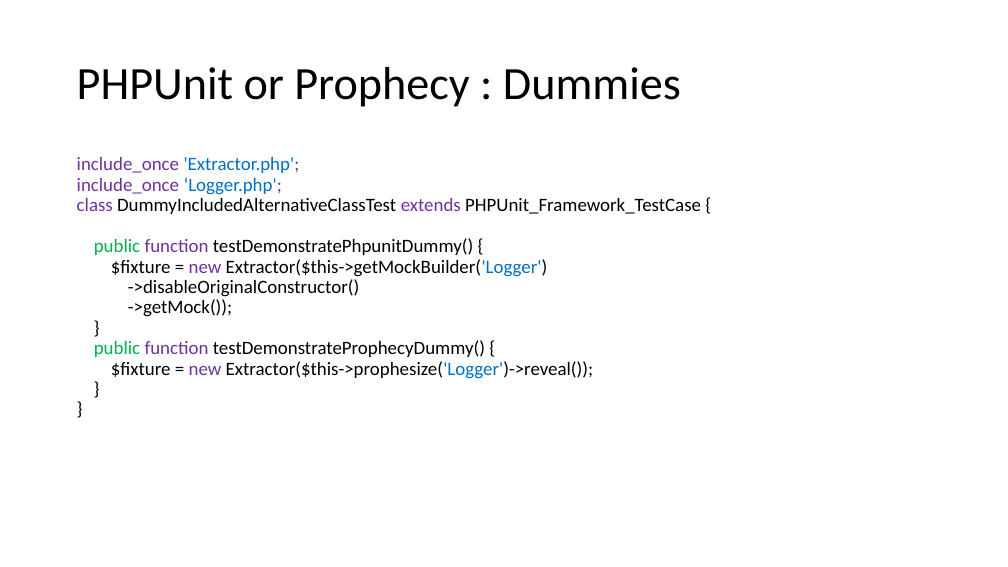
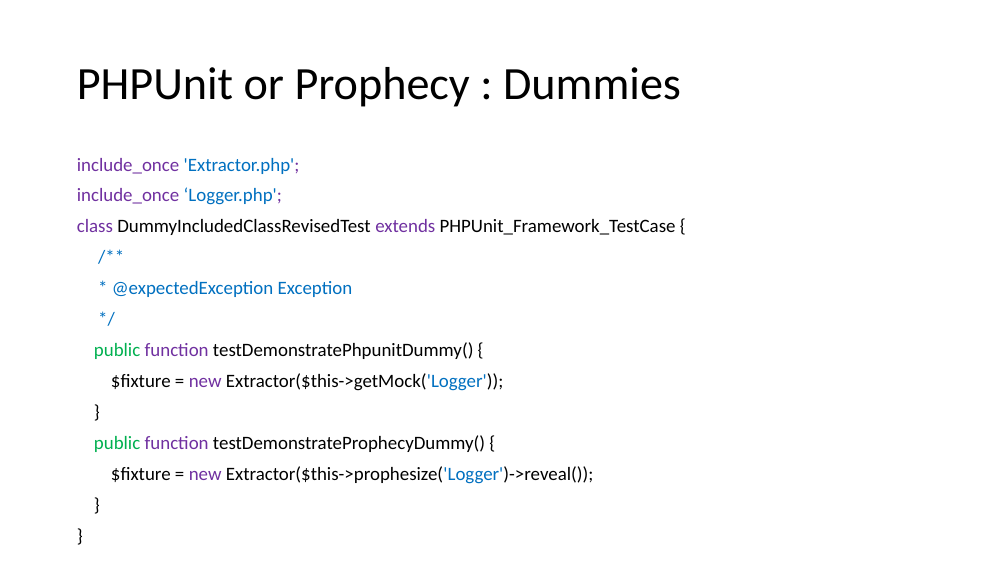
Before and after one commit to docljn/phpunit-or-prophecy-for-mocks, a slide deck: slide 21 of Creating Unit Test Mocks - PHPUnit or Prophecy.pptx (slide 23 before the commit). Drawn at 1008x567 pixels with LibreOffice and Linux fonts; fonts in the diff are those of the drawing. Boxes give left, top, right and bottom in pixels: in the first picture for what was removed or moved away, otherwise in the second. Text is boxed around its words. In the diff, an @@ line names an element or a change of style, - is before the commit and + after.

```diff
--- a/Creating Unit Test Mocks - PHPUnit or Prophecy.pptx
+++ b/Creating Unit Test Mocks - PHPUnit or Prophecy.pptx
@@ text at [77,158,594,484]: more space between paragraphs @@
@@ text at [77,219,676,297]: text changed @@
-class DummyIncludedAlternativeClassTest extends PHPUnit_Framework_TestCase {
+class DummyIncludedClassRevisedTest extends PHPUnit_Framework_TestCase {
+/**
+* @expectedException Exception
+*/
@@ text at [111,373,504,391]: text changed @@
-$fixture = new Extractor($this->getMockBuilder('Logger')
-->disableOriginalConstructor()
-->getMock());
+$fixture = new Extractor($this->getMock('Logger'));
```
Also in this commit, not shown: 50 other slides changed, 2 slides added, 6 slides removed, 1 other file.
